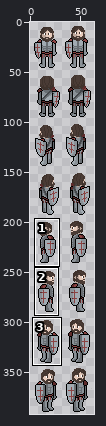
A sprite sheet gets an edit: Sprite Sheets/CharacterAnimationSheets/Tank/Tank_Idle.PNG. Above: a wide view before the commit, with the close-up outlined.
Close-up. Before the edit:
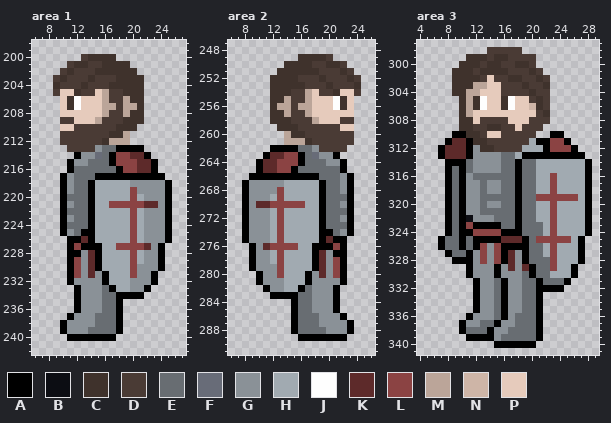
The file is 63x392 pixels. Pixels under 10% opacity are left out. Colours within 5 levels of each other are drawn and written as one. Shown: area 1: x 6..27, y 198..242; area 2: x 6..26, y 247..291; area 3: x 4..29, y 297..341. The old version is drawn lined up with the new one, on the new canvas. The commit also changed other parts of the picture, which this record leaves out.
Palette (. is transparent): A #000000  B #0c0d13  C #3f322c  D #4a3b35  E #686d72  F #686c78  G #8a9197  H #a1aab1  J #fefefe  K #5d2a2a  L #8b4343  M #bba599  N #ceb5a7  P #e6cbbc
Pixels before, area 1, first column x 9:
200 ....DCCCC........
201 ..DCCDDCCCC......
202 .DCDDDCCCCCC.....
203 DCDDDCDDDCCCC....
204 CDDDCDDDCCCCC....
205 DPPCDDPMDDCCC....
206 .PCJPPPMDDMCC....
207 .PCJPPPMMDMMC....
208 .PPPPPPMDDMCC....
209 .DDPPPMDDDCCC....
210 .PPDDDDDDCCC.....
211 .DDDDDDDCCM......
212 .DDDDDDCMMM......
213 ..DDDDGEEAAAA....
214 ...AGGFEALLKKA...
215 ..AGGEEEALLLKKA..
216 ..AEEEEEEALLKKA..
217 .AGEEEAAAAAAAAAA.
218 .AGEEAHHHHHGGGGGA
219 .AGEEAHHHHHLGGGGA
220 .AEEEAHHHHHLHGGGA
221 .AGEEAHHLLLLLKKGA
222 .AEEEAHHHHHLHGGGA
223 .AGEEAHHHHHLHGGGA
224 .AEEEAHHHHHLHGGGA
225 .AGEAAHHHHHLHGGGA
226 ..AAKAHHHHHLHGGGA
227 ..ALAAAHHLLLLKGA.
228 ..AAGKAHHHHLHGGA.
229 ..ALGKAHHHHLHGGA.
230 ..ALGKAHHHHLGGGA.
231 ..ALGKGAHHHLGGA..
232 ..AGGGGAHHHGGGA..
233 ...AGGGEAHHGGA...
234 ...AGGGEEAAAA....
235 ...AGGGEEA.......
236 ...AGGGEEA.......
237 ..AGGGEEEA.......
238 .AGGGGEEEA.......
239 .AGGGEEEEA.......
240 ..AAAAAAA........
Pixels before, area 2, first column x 8:
249 ........CCCCD....
250 ......CCCCDDCCD..
251 .....CCCCCCDDDCD.
252 ....CCCCDDDCDDDCD
253 ....CCCCCDDDCDDDC
254 ....CCCDDMPDDCPPD
255 ....CCMDDMPPPJCP.
256 ....CMMDMMPPPJCP.
257 ....CCMDDMPPPPPP.
258 ....CCCDDDMPPPDD.
259 .....CCCDDDDDDPP.
260 ......MCCDDDDDDD.
261 ......MMMCDDDDDD.
262 ....AAAAEEGDDDD..
263 ...AKKLLAEFGGA...
264 ..AKKLLLAEEEGGA..
265 ..AKKLLAEEEEEEA..
266 .AAAAAAAAAAEEEGA.
267 AGGGGGHHHHHAEEGA.
268 AGGGGLHHHHHAEEGA.
269 AGGGHLHHHHHAEEEA.
270 AGKKLLLLLHHAEEGA.
271 AGGGHLHHHHHAEEEA.
272 AGGGHLHHHHHAEEGA.
273 AGGGHLHHHHHAEEEA.
274 AGGGHLHHHHHAAEGA.
275 AGGGHLHHHHHAKAA..
276 .AGKLLLLHHAAALA..
277 .AGGHLHHHHAKGAA..
278 .AGGHLHHHHAKGLA..
279 .AGGGLHHHHAKGLA..
280 ..AGGLHHHAGKGLA..
281 ..AGGGHHHAGGGGA..
282 ...AGGHHAEGGGA...
283 ....AAAAEEGGGA...
284 .......AEEGGGA...
285 .......AEEGGGA...
286 .......AEEEGGGA..
287 .......AEEEGGGGA.
288 .......AEEEEGGGA.
289 ........AAAAAAA..
Pixels before, area 3, first column x 7:
298 .......DDDDD..........
299 ....CCCDCCDDDD........
300 ...CCCDCCDDCCD........
301 ..CCCDCCCCDDDCD.......
302 ..CCCCDPDDCCDDCD......
303 ..CCCMMPPDDDCDDC......
304 ..CCMMPPPDDDDCDD......
305 ...CMCJPPCJPPDCD......
306 ...CMCJPPCJPPNCD......
307 ...CMPPPPPPPPPDC......
308 ...CCPDDDDPPPDDD......
309 ...CCDDCCDDPDDD.......
310 ..AACCDPPDDDDD..AA....
311 .AKKACCDDDDDDHAALLA...
312 AKKKAGCCDDDDHHHALLLA..
313 AKKKAGGGGEEHAAAAAAAAA.
314 .AAAEGGGGEEAEEHHHHHHHA
315 .AEAEGGGGEEAEEHHHHHHHA
316 .AEAGEEEEEEAEEHHLHHHHA
317 .AEAGGEGGEEAEEHHLHHHHA
318 .AEAGGEGGEEAEEHHLHHHHA
319 .AEAGGEEEEEAEELLLLLLHA
320 .AEAGGEGGEEAEEHHLHHHHA
321 .AEAGGEEEEEAEEHHLHHHHA
322 .AEABGGGEEEAEEHHLHHHHA
323 .AEALAAAAEEAEEEHLHHHHA
324 .AEAALLLLAAAEEEHLHHHHA
325 AEEAEAAAAKKKAELLLLLHA.
326 AEEAEALGLAAAAEEHLHHHA.
327 .AEEAGLGLAKGAEEHLHHHA.
328 ..AAAGLGLAKGAEEELHHHA.
329 ....AGGGAGKGKAEELHHA..
330 ....AGGGAGGGEAEEHHHA..
331 .....AGGEAGGEEAEEEA...
332 .....AGGEAGGEEAAAA....
333 .....AGGEAGGEEA.......
334 .....AGGEAGGEEA.......
335 .....AGGEAGGEEA.......
336 ....AGGGEAGEEEA.......
337 ...AGGEEAGGEEEA.......
338 ...AEEEAGGEEEEA.......
339 ....AAAAGEEEEEA.......
340 ........AAAAAA........
The same view after the edit:
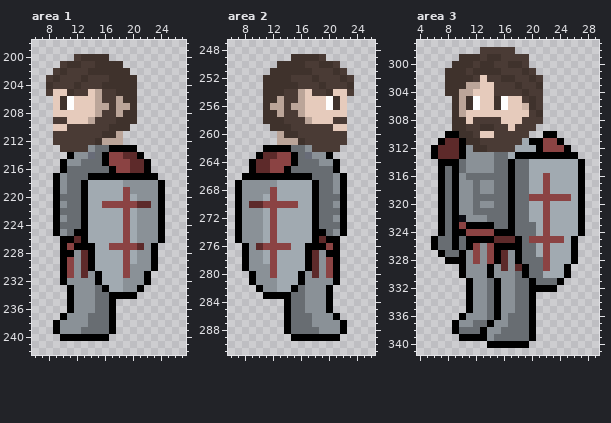
The exact change:
canvas 63x392 -> 64x392, the old top-left corner now at 1,0
Changed rows in their new state; - is an unchanged pixel.
Area 1:
first column x 8:
200 ----DC---.--------
201 --DC-D-C---.------
202 -DCD--C-----.-----
203 DCD--CD--C---.----
204 CD--CD--C----.----
205 DP-CD-PMD-C--.----
206 -PCJP--MD-MC-.----
207 -PCJP--M-DM-C.----
208 -P-----MD-MC-.----
209 -D-P--MD--C--.----
210 -P-D-----C--.-----
211 -D------C-M.------
212 -D-----CM--.------
213 --D---GE-A---.----
214 ---AG-FEAL-K-A.---
215 --AG-E--AL--K-A.--
216 --AE-----AL-K-A.--
217 -AGE--A---------.-
218 -AGE-AH----G----A.
219 -AGE-AH----LG---A.
220 -AE--AH----LHG--A.
221 -AGE-AH-L----K-GA.
222 -AE--AH----LHG--A.
223 -AGE-AH----LHG--A.
224 -AE--AH----LHG--A.
225 -AGEA-H----LHG--A.
226 --A-KAH----LHG--A.
227 --ALA--H-L---KGA.-
228 --A-GKAH---LHG-A.-
229 --ALGKAH---LHG-A.-
230 --ALGKAH---LG--A.-
231 --ALGKGAH--LG-A.--
232 --AG---AH--G--A.--
233 ---AG--EAH-G-A.---
234 ---AG--E-A---.----
235 ---AG--E-A.-------
236 ---AG--E-A.-------
237 --AG--E--A.-------
238 -AG---E--A.-------
239 -AG--E---A.-------
240 --A------.--------
Area 2:
first column x 7:
249 --------C---D.----
250 ------C---D-C-D.--
251 -----C-----D--CD.-
252 ----C---D--CD--CD.
253 ----C----D--CD--C.
254 ----C--D-MPD-CP-D.
255 ----C-MD-MP--JCP.-
256 ----CM-DM-P--JCP.-
257 ----C-MD-MP-----.-
258 ----C--D--MP--D-.-
259 -----C--D-----P-.-
260 ------MC-D------.-
261 ------M--CD-----.-
262 ----A---E-GD---.--
263 ---AK-L-AEFG-A.---
264 --AK-L--AE--G-A.--
265 --AK-L-AE-----A.--
266 -A---------E--GA.-
267 AG----H----AE-GA.-
268 AG---LH----AE-GA.-
269 AG--HLH----AE--A.-
270 AGK-L----H-AE-GA.-
271 AG--HLH----AE--A.-
272 AG--HLH----AE-GA.-
273 AG--HLH----AE--A.-
274 AG--HLH----A-EGA.-
275 AG--HLH----AKA-.--
276 -AGKL---H-A--LA.--
277 -AG-HLH---AKGA-.--
278 -AG-HLH---AKGLA.--
279 -AG--LH---AKGLA.--
280 --AG-LH--AGKGLA.--
281 --AG--H--AG---A.--
282 ---AG-H-AEG--A.---
283 ----A---E-G--A.---
284 -------AE-G--A.---
285 -------AE-G--A.---
286 -------AE--G--A.--
287 -------AE--G---A.-
288 -------AE---G--A.-
289 --------A------.--
Area 3:
first column x 6:
298 -------D----.----------
299 ----C--DC-D---.--------
300 ---C--DC-D-C-D.--------
301 --C--DC---D--CD.-------
302 --C---DPD-C-D-CD.------
303 --C--M-P-D--CD-C.------
304 --C-M-P--D---CD-.------
305 ---CMCJP-CJP-DCD.------
306 ---CMCJP-CJP-NCD.------
307 ---CMP--------DC.------
308 ---C-PD---P--D--.------
309 ---C-D-C-D-PD--.-------
310 --A-C-DP-D----.-A-.----
311 -AK-AC-D-----HA-L-A.---
312 AK--AGC-D---H--AL--A.--
313 AK--AG---E-HA--------.-
314 -A--EG---E-AE-H------A.
315 -AEAEG---E-AE-H------A.
316 -AEAGE-----AE-H-LH---A.
317 -AEAG-EG-E-AE-H-LH---A.
318 -AEAG-EG-E-AE-H-LH---A.
319 -AEAG-E----AE-L-----HA.
320 -AEAG-EG-E-AE-H-LH---A.
321 -AEAG-E----AE-H-LH---A.
322 -AEABG--E--AE-H-LH---A.
323 -AEALA---E-AE--HLH---A.
324 -AEA-L---A--E--HLH---A.
325 AE-AEA---K--AEL----HA.-
326 AE-AEALGLA---E-HLH--A.-
327 -AE-AGLGLAKGAE-HLH--A.-
328 --A--GLGLAKGAE--LH--A.-
329 ----AG--AGKGKAE-LH-A.--
330 ----AG--AG--EAE-H--A.--
331 -----AG-EAG-E-AE--A.---
332 -----AG-EAG-E-A---.----
333 -----AG-EAG-E-A.-------
334 -----AG-EAG-E-A.-------
335 -----AG-EAG-E-A.-------
336 ----AG--EAGE--A.-------
337 ---AG-E-AG-E--A.-------
338 ---AE--AG-E---A.-------
339 ----A---GE----A.-------
340 --------A-----.--------
